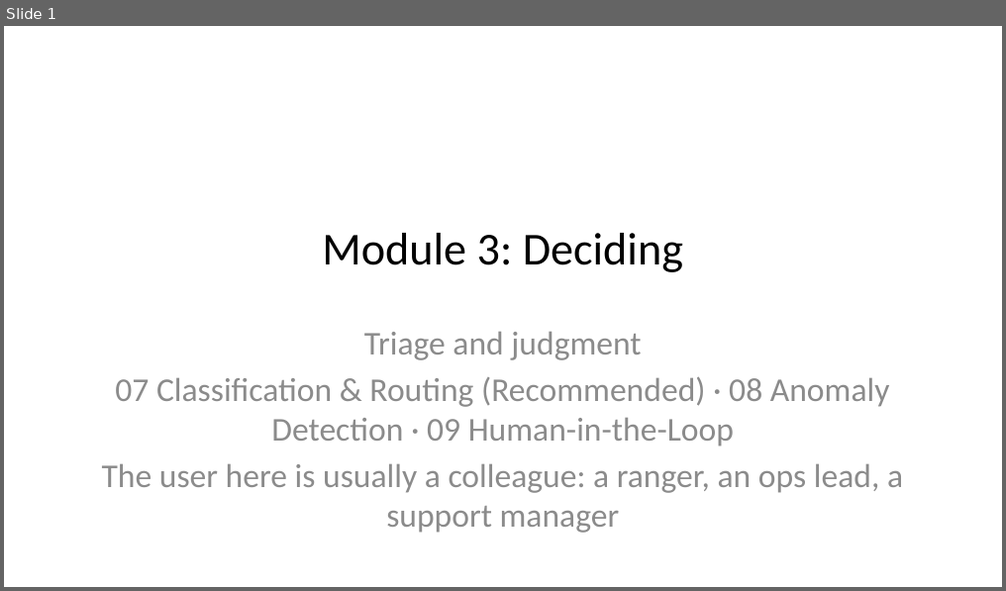
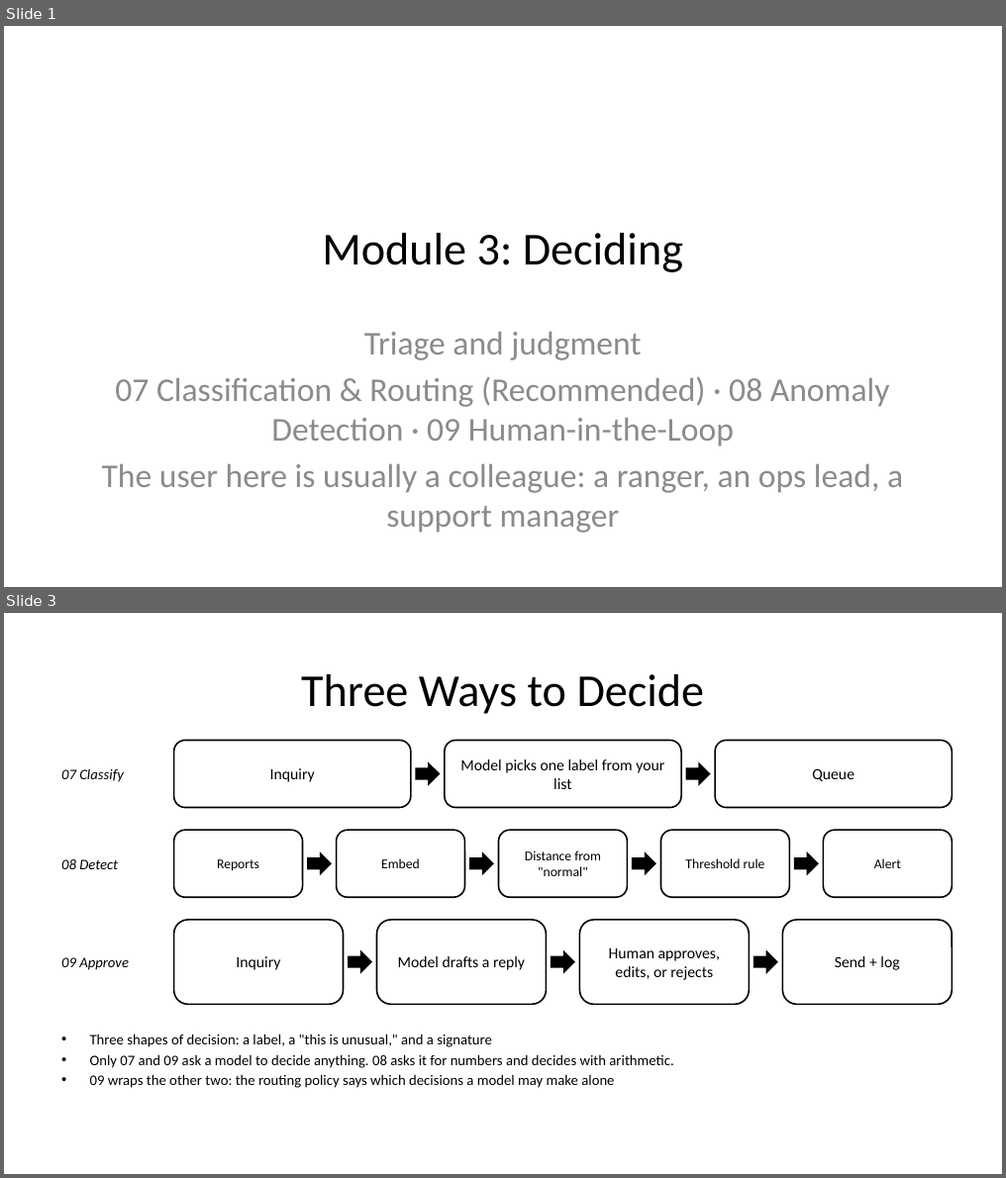
Before and after one commit to trailheadtechnology/10-ai-features-workshop, a slide deck: docs/slides/pptx/M3-deciding.pptx. Shown one above the other, each under a label of ours: slide 1 before the commit, slides 1 and 3 after it; the slides between them are not shown. The pictures are 1006x591 and 1006x1178 pixels, drawn with LibreOffice and Linux fonts; fonts in the diff are those of the drawing. Boxes give left, top, right and bottom in pixels: in the first picture for what was removed or moved away, otherwise in the second. Text is boxed around its words. In the diff, an @@ line names an element or a change of style, - is before the commit and + after.

```diff
--- a/docs/slides/pptx/M3-deciding.pptx
+++ b/docs/slides/pptx/M3-deciding.pptx
@@ slide 3 added at (4, 613, 1002, 1174), background #FFFFFF @@
@@ title added at (301, 674, 705, 714), 44 pt, text #000000 @@
+Three Ways to Decide
@@ rounded rectangle added at (174, 741, 411, 808), outline #000000 1.5 pt, 15 pt, text #000000 @@
+Inquiry
@@ rounded rectangle added at (445, 741, 681, 808), outline #000000 1.5 pt, 15 pt, text #000000 @@
+Model picks one label from your list
@@ rounded rectangle added at (715, 741, 951, 808), outline #000000 1.5 pt, 15 pt, text #000000 @@
+Queue
@@ text added at (61, 768, 124, 782), 14 pt, text #000000, italic @@
+07 Classify
@@ right arrow added at (415, 761, 440, 786), fill #000000 @@
@@ right arrow added at (686, 761, 711, 786), fill #000000 @@
@@ rounded rectangle added at (174, 830, 303, 897), outline #000000 1.5 pt, 13 pt, text #000000 @@
+Reports
@@ rounded rectangle added at (337, 830, 465, 897), outline #000000 1.5 pt, 13 pt, text #000000 @@
+Embed
@@ rounded rectangle added at (499, 830, 628, 897), outline #000000 1.5 pt, 13 pt, text #000000 @@
+Distance from "normal"
@@ rounded rectangle added at (661, 830, 790, 897), outline #000000 1.5 pt, 13 pt, text #000000 @@
+Threshold rule
@@ rounded rectangle added at (823, 830, 951, 897), outline #000000 1.5 pt, 13 pt, text #000000 @@
+Alert
@@ text added at (61, 860, 118, 869), 14 pt, text #000000, italic @@
+08 Detect
@@ right arrow added at (307, 852, 332, 875), fill #000000 @@
@@ right arrow added at (469, 852, 494, 875), fill #000000 @@
@@ right arrow added at (632, 852, 656, 875), fill #000000 @@
@@ right arrow added at (794, 852, 819, 875), fill #000000 @@
@@ rounded rectangle added at (174, 920, 344, 1004), outline #000000 1.5 pt, 15 pt, text #000000 @@
+Inquiry
@@ rounded rectangle added at (377, 920, 546, 1004), outline #000000 1.5 pt, 15 pt, text #000000 @@
+Model drafts a reply
@@ rounded rectangle added at (580, 920, 748, 1004), outline #000000 1.5 pt, 15 pt, text #000000 @@
+Human approves, edits, or rejects
@@ rounded rectangle added at (782, 920, 951, 1004), outline #000000 1.5 pt, 15 pt, text #000000 @@
+Send + log
@@ text added at (61, 958, 129, 970), 14 pt, text #000000, italic @@
+09 Approve
@@ right arrow added at (348, 950, 372, 973), fill #000000 @@
@@ right arrow added at (550, 950, 575, 973), fill #000000 @@
@@ right arrow added at (753, 950, 778, 973), fill #000000 @@
@@ text added at (90, 1034, 673, 1088), 14 pt, text #000000 @@
+• Three shapes of decision: a label, a "this is unusual," and a signature
+• Only 07 and 09 ask a model to decide anything. 08 asks it for numbers and decides with arithmetic.
+• 09 wraps the other two: the routing policy says which decisions a model may make alone
```
Also in this commit, not shown: 16 slides changed, 3 other slides added, 12 other files.
